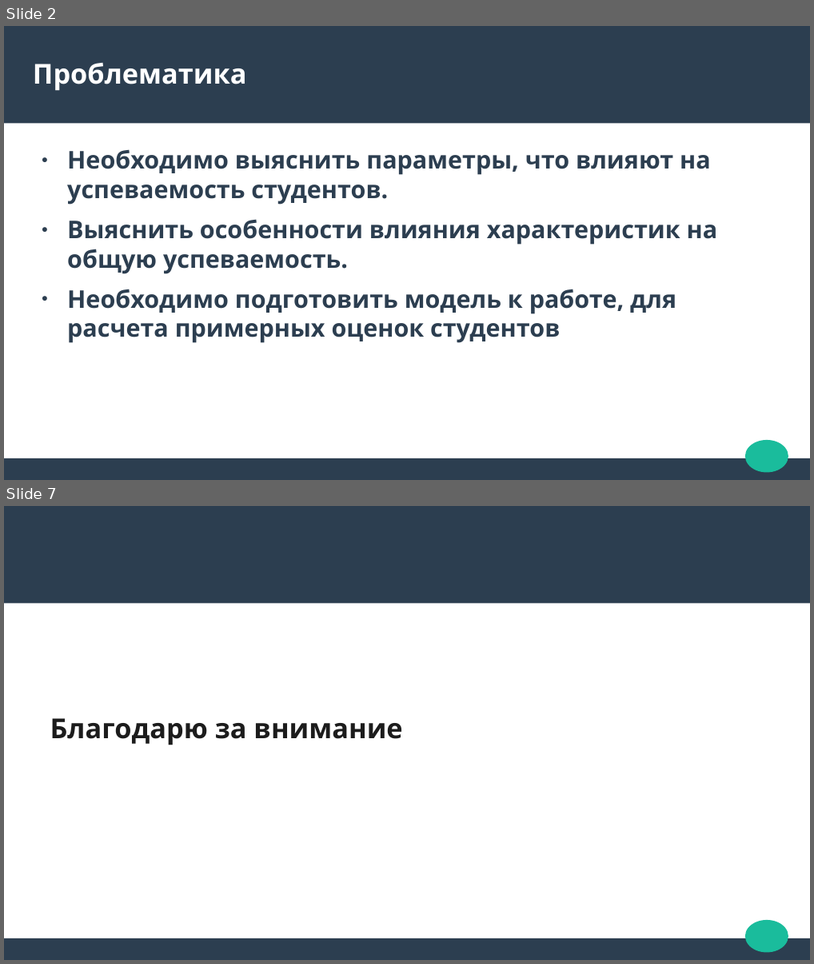
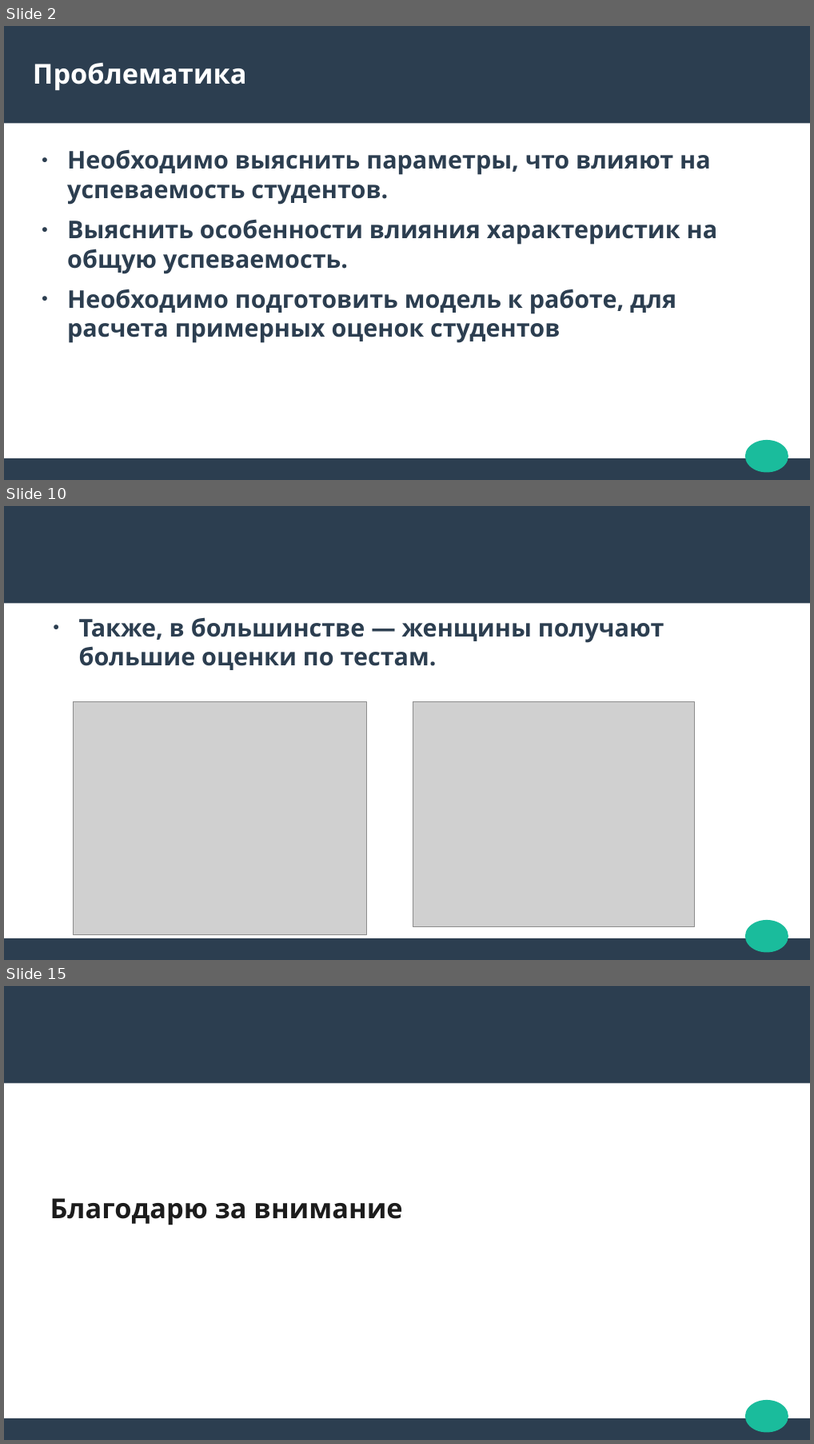
Before and after one commit to StrangeSas/StudentGradesModel, a slide deck: StudentGradesPresentation.odp. Shown one above the other, each under a label of ours: slides 2 and 7 before the commit, slides 2, 10 and 15 after it; the slides between them are not shown. The pictures are 814x964 and 814x1444 pixels, drawn with LibreOffice and Linux fonts; fonts in the diff are those of the drawing; grey boxes stand for pictures. Boxes give left, top, right and bottom in pixels: in the first picture for what was removed or moved away, otherwise in the second. Text is boxed around its words. In the diff, an @@ line names an element or a change of style, - is before the commit and + after.

```diff
--- a/StudentGradesPresentation.odp
+++ b/StudentGradesPresentation.odp
@@ slide 10 added at box(4, 506, 810, 960), background #FFFFFF; not listed: 3 template elements that a slide beside it also shows @@
@@ text added at box(79, 617, 664, 670), 24 pt, text #2C3E50, bold @@
+● Также, в большинстве — женщины получают большие оценки по тестам.
@@ picture added at box(73, 702, 367, 935) @@
@@ picture added at box(414, 702, 695, 927) @@
@@ what was slide 7 is now slide 15 @@
```
Also in this commit, not shown: 2 slides changed, 9 other slides added, 2 slides removed, 1 other file.
